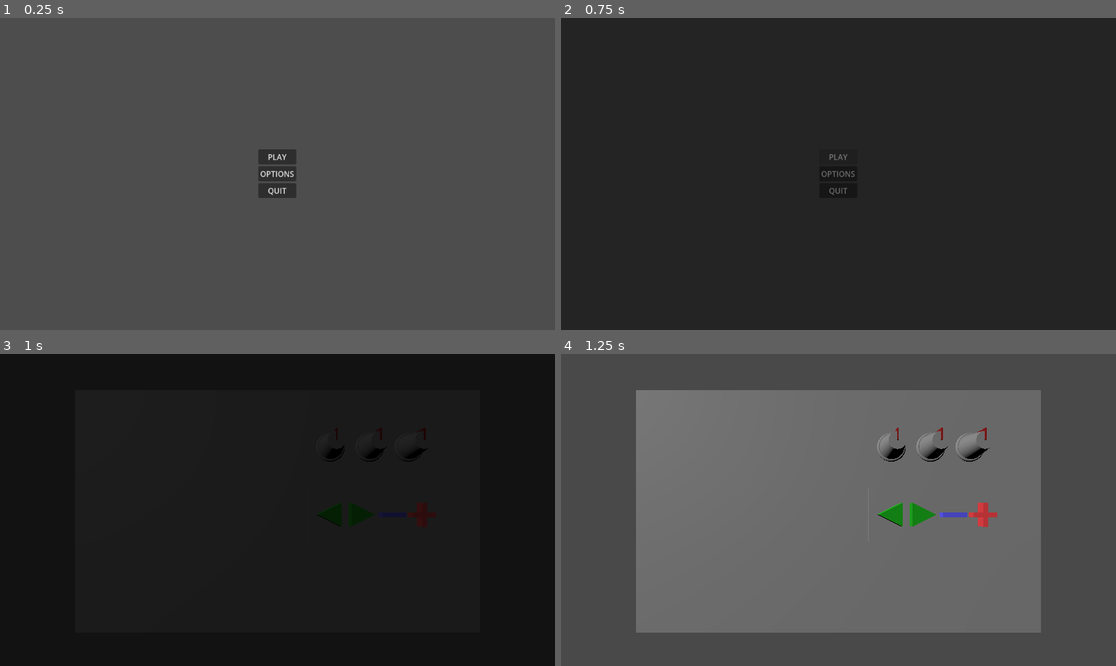
Above: before the commit, frames 1-4 (two rows, left to right).
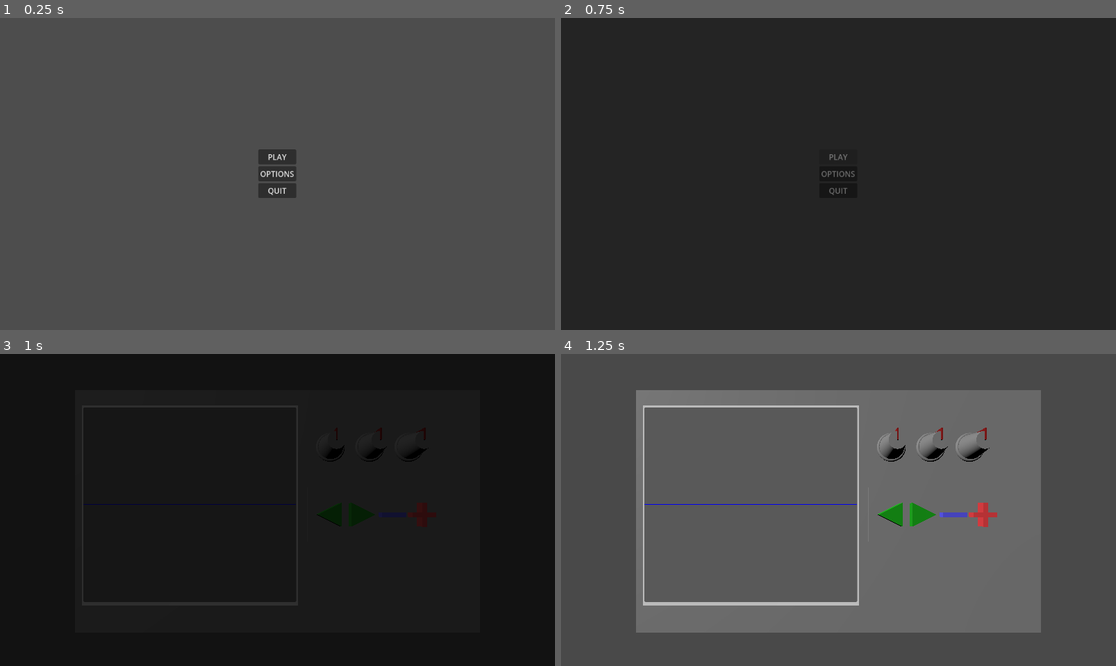
Above: after the commit, the same moments.

Repository: AirJamStudios/interference
Game: Godot game, scene res://scenes/main_menu.tscn
The game is run twice, just before and just after one commit, with the same random seed, the same clock (stepped at 60 frames per second) and the same inputs.
Inputs:
- Up to frame 1 (0.25 s): no input
- Up to frame 2 (0.75 s): click "PLAY" at 0.5 s
- Up to frame 3 (1 s): no input
- Up to frame 4 (1.25 s): no input

Frames 1-2 are identical in both runs. In frame 3, less than 0.1% of the frame differs, in the area x 15-54%, y 48-49%; in frame 4, 3.5%, in the area x 14-54%, y 16-81%.

Commit message:
Simple wave plot with modifiable paramters

Diff:
--- a/scenes/main.tscn
+++ b/scenes/main.tscn
@@ -15,7 +15,7 @@
 [node name="gameplay_music" type="AudioStreamPlayer2D" parent="sound_fx_players" unique_id=128934302]
 stream = ExtResource("2_0wfyh")
 volume_db = -10.0
-autoplay = true
+autoplay = false
 bus = &"Music"
 
 [node name="oscilloscope" parent="." unique_id=1586478783 instance=ExtResource("3_sugp2")]
--- a/scenes/oscilloscope.tscn
+++ b/scenes/oscilloscope.tscn
@@ -2,14 +2,29 @@
 
 [ext_resource type="PackedScene" uid="uid://bgpo85ywxp7vy" path="res://scenes/knob.tscn" id="1_ncd6b"]
 [ext_resource type="PackedScene" uid="uid://8ohy674clkp2" path="res://scenes/wave_selection_panel.tscn" id="2_k27eh"]
+[ext_resource type="Script" uid="uid://beejw2fpc7b4o" path="res://scripts/signal/wave_plotter.gd" id="3_32ph5"]
 
 [sub_resource type="BoxMesh" id="BoxMesh_anpke"]
 size = Vector3(3, 1.35, 2.25)
 
+[sub_resource type="StandardMaterial3D" id="StandardMaterial3D_yeat3"]
+
 [sub_resource type="BoxMesh" id="BoxMesh_21xpk"]
-size = Vector3(0.05709839, 0.68847656, 0.9868164)
+material = SubResource("StandardMaterial3D_yeat3")
+size = Vector3(0.05709839, 1.050293, 1.1368408)
 
 [node name="oscilloscope" type="Node3D" unique_id=1586478783]
+
+[node name="plotter_canvas" type="CanvasLayer" parent="." unique_id=1206868591]
+
+[node name="plotter_panel" type="Panel" parent="plotter_canvas" unique_id=825170084]
+offset_left = 173.0
+offset_top = 111.0
+offset_right = 615.0
+offset_bottom = 515.0
+
+[node name="wave_plotter" type="Line2D" parent="plotter_canvas/plotter_panel" unique_id=40412895]
+script = ExtResource("3_32ph5")
 
 [node name="mesh" type="Node3D" parent="." unique_id=227931808]
 
@@ -18,19 +33,23 @@
 mesh = SubResource("BoxMesh_anpke")
 
 [node name="screen_body" type="MeshInstance3D" parent="mesh" unique_id=1208833370]
-transform = Transform3D(1, 0, 0, 0, 1, 0, 0, 0, 1, 1.5321198, 0.36376953, 0.42749023)
+transform = Transform3D(1, 0, 0, 0, 1, 0, 0, 0, 1, 1.5321198, 0.22192383, 0.45965576)
 mesh = SubResource("BoxMesh_21xpk")
 
 [node name="knobs" type="Node3D" parent="mesh" unique_id=1281705064]
 
-[node name="knob" parent="mesh/knobs" unique_id=1453220056 instance=ExtResource("1_ncd6b")]
+[node name="amplitude_knob" parent="mesh/knobs" unique_id=1453220056 instance=ExtResource("1_ncd6b")]
 transform = Transform3D(-4.371139e-09, 0.1, 0, -0.1, -4.371139e-09, 0, 0, 0, 0.1, 1.5019726, 0.5463699, -0.29360604)
 
-[node name="knob2" parent="mesh/knobs" unique_id=763197121 instance=ExtResource("1_ncd6b")]
+[node name="freq_knob" parent="mesh/knobs" unique_id=763197121 instance=ExtResource("1_ncd6b")]
 transform = Transform3D(-4.371139e-09, 0.1, 0, -0.1, -4.371139e-09, 0, 0, 0, 0.1, 1.5019726, 0.5463699, -0.5116452)
 
-[node name="knob3" parent="mesh/knobs" unique_id=2063200244 instance=ExtResource("1_ncd6b")]
+[node name="phase_knob" parent="mesh/knobs" unique_id=2063200244 instance=ExtResource("1_ncd6b")]
 transform = Transform3D(-4.371139e-09, 0.1, 0, -0.1, -4.371139e-09, 0, 0, 0, 0.1, 1.5019726, 0.5463699, -0.7291044)
 
 [node name="wave_selection_panel" parent="mesh" unique_id=195832394 instance=ExtResource("2_k27eh")]
 transform = Transform3D(0.25, 0, 0, 0, 0.25, 0, 0, 0, 0.25, 1.5073744, 0.17317083, -0.5172204)
+
+[connection signal="value_changed" from="mesh/knobs/amplitude_knob" to="plotter_canvas/plotter_panel/wave_plotter" method="_on_amplitude_knob_value_changed"]
+[connection signal="value_changed" from="mesh/knobs/freq_knob" to="plotter_canvas/plotter_panel/wave_plotter" method="_on_freq_knob_value_changed"]
+[connection signal="value_changed" from="mesh/knobs/phase_knob" to="plotter_canvas/plotter_panel/wave_plotter" method="_on_phase_knob_value_changed"]
--- /dev/null
+++ b/scripts/signal/composite_wave.gd
@@ -0,0 +1,20 @@
+class_name CompositeWave
+extends Wave
+
+
+var waves: Array[SingleWave] = []
+
+func add_wave(wave: SingleWave) -> void:
+	waves.append(wave)
+
+func remove_wave(wave: SingleWave) -> void:
+	waves.erase(wave)
+
+func clear_waves() -> void:
+	waves.clear()
+
+func sample(t: float) -> float:
+	var total_wave: float = 0.0
+	for wave in waves:
+		total_wave += wave.sample(t)
+	return total_wave
--- /dev/null
+++ b/scripts/signal/single_wave.gd
@@ -0,0 +1,16 @@
+class_name SingleWave
+extends Wave
+
+# Wave parameters
+var frequency: float = 1.0
+var amplitude: float = 1.0
+var phase: float = 0.0
+
+func _init(freq: float = 1.0, amp: float = 1.0, ph: float = 0.0):
+	frequency = freq
+	amplitude = amp
+	phase = ph
+
+
+func sample(t: float) -> float:
+	return amplitude * sin(2.0 * PI * frequency * t + phase)
--- /dev/null
+++ b/scripts/signal/wave.gd
@@ -0,0 +1,6 @@
+class_name Wave
+extends Resource
+
+# Virtual
+func sample(t: float) -> float:
+	return 0.0
--- /dev/null
+++ b/scripts/signal/wave_plotter.gd
@@ -0,0 +1,56 @@
+extends Line2D
+
+var active_wave: Wave
+
+#TODO, differentiate displayed wave vs selected wave
+
+@export var t_min: float = -10.0
+@export var t_max: float = 10.0
+@export var dt: float = 0.05
+
+func _ready() -> void:
+	#Temporary color for wave
+	width = 1.5
+	default_color = Color.BLUE
+
+	# Tempory to test
+	active_wave = SingleWave.new(1.0, 1.0, 0.0)
+
+	position = Vector2.ZERO
+	redraw_plot()
+
+func redraw_plot() -> void:
+	clear_points()
+	var panel_size: Vector2 = get_parent().size
+
+	var t = t_min
+	while t <= t_max:
+		var y = active_wave.sample(t)
+
+		var percentage = (t - t_min) / (t_max - t_min)
+		var x_pixel = percentage * panel_size.x
+
+		# 0.5 so that when wave has amplitude of 1.0 it fills screen
+		var amplitude_scale = panel_size.y * 0.5
+		var y_pixel = (panel_size.y / 2.0) - (y * amplitude_scale)
+
+		add_point(Vector2(x_pixel, y_pixel))
+		t += dt
+
+
+# Signals to modify selected wave
+
+func _on_amplitude_knob_value_changed(value: float) -> void:
+	if active_wave:
+		active_wave.amplitude = value
+		redraw_plot()
+
+func _on_freq_knob_value_changed(value: float) -> void:
+	if active_wave:
+		active_wave.frequency = lerpf(0.05, 2.0, value)
+		redraw_plot()
+
+func _on_phase_knob_value_changed(value: float) -> void:
+	if active_wave:
+		active_wave.phase = lerpf(0, 50.0, value)
+		redraw_plot()
Not shown, added: scripts/signal/composite_wave.gd.uid
Not shown, added: scripts/signal/single_wave.gd.uid
Not shown, added: scripts/signal/wave.gd.uid
Not shown, added: scripts/signal/wave_plotter.gd.uid
